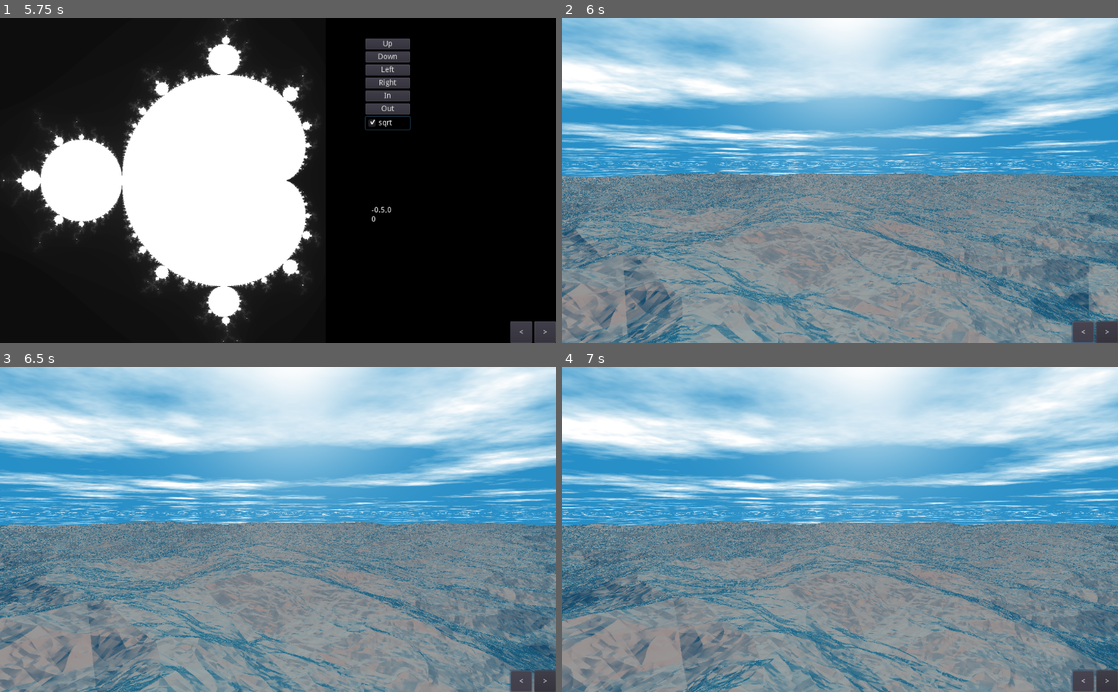
Above: before the commit, frames 1-4 (two rows, left to right).
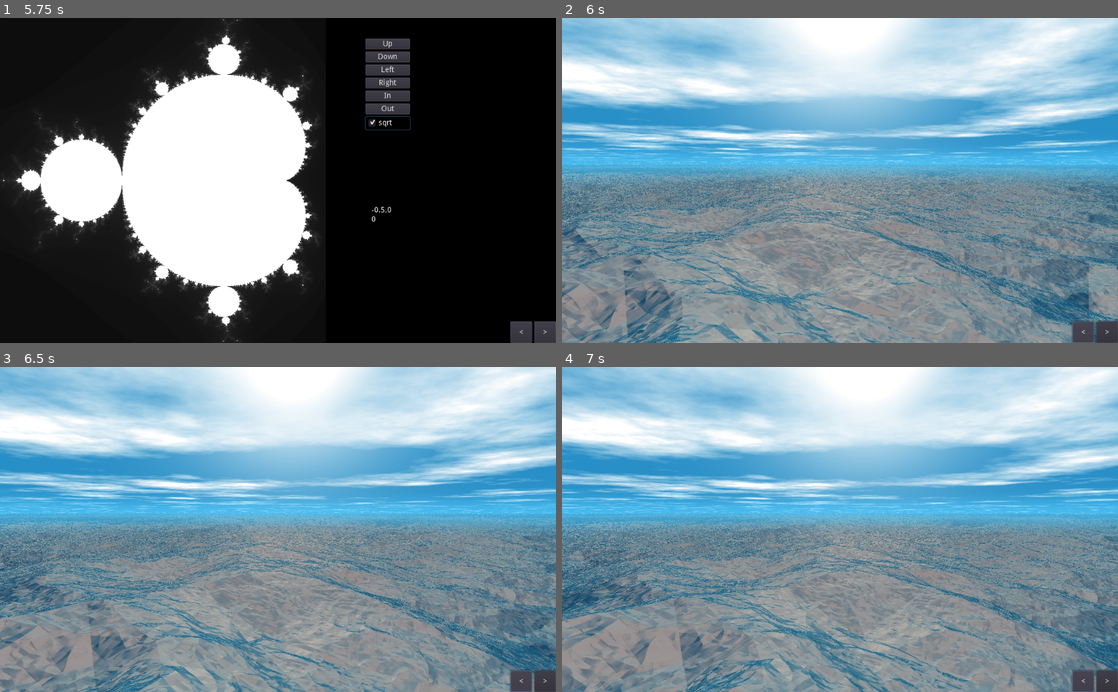
Above: after the commit, the same moments.

Repository: Castux/code-club
Game: Godot game, scene res://Root.tscn
The game is run twice, just before and just after one commit, with the same random seed, the same clock (stepped at 60 frames per second) and the same inputs.
Inputs:
- Up to frame 1 (5.75 s): click "Up" at 0.5 s; click "Down" at 1.25 s; click "Left" at 2 s; click "Right" at 2.75 s; click "In" at 3.5 s; click "Out" at 4.25 s; click "sqrt" at 5 s
- Up to frame 2 (6 s): click "<" at 5.75 s
- Up to frame 3 (6.5 s): no input
- Up to frame 4 (7 s): hold D from 6.53 s (still down)

Frame 1 is identical in both runs. In frame 2, 9.0% of the frame differs, in the area x 0-100%, y 0-100%; in frame 3, 9.0%; in frame 4, 9.0%, in the area x 0-100%, y 0-97%.

Commit message:
Fog

Diff:
--- a/shadertoys/Waves/Waves.shader
+++ b/shadertoys/Waves/Waves.shader
@@ -5,13 +5,22 @@
 
 uniform int maxIter = 100;
 uniform float precision = 0.1;
-uniform float clip = 500.0;
+uniform float clip = 1000.0;
 uniform float fov = 2.0;
 uniform float time = 0.0;
 uniform vec3 sunDir = vec3(0,0.5,1);
 
+uniform float fogWidth = 0.2;
+uniform vec4 fogColor : hint_color = vec4(1.0, 1.0, 1.0, 1.0);
+
+uniform vec4 sunColor : hint_color = vec4(1.0, 1.0, 1.0, 1.0);
 uniform vec4 skyColor : hint_color = vec4(0, 0.62, 0.95, 1.0);
 uniform vec4 waterColor : hint_color; // = vec4(35.0 / 255.0, 158.0 / 255.0, 133.0 / 255.0, 1.0);
+
+float map(float x, float a, float b, float u, float v)
+{
+	return u + (x - a) / (b - a) * (v - u);
+}
 
 float hash( float n )
 {
@@ -156,7 +165,7 @@
 vec3 sky(vec3 dir)
 {
 	float sundot = dot(dir, normalize(sunDir));
-	vec3 suncol = pow(clamp(sundot,0,1), 20.0) * vec3(1.0,1.0,1.0);
+	vec3 suncol = pow(clamp(sundot,0,1), 20.0) * sunColor.xyz * 1.2;
 
 	vec3 one = vec3(1);
 
@@ -178,6 +187,18 @@
 	vec3 skyCol = sky(ray);
 
 	return cloudCol.xyz * cloudCol.a + skyCol * (1.0 - cloudCol.a);
+}
+
+vec4 fog(vec3 ray)
+{
+	float ang = asin(ray.y / sqrt(ray.x * ray.x + ray.z * ray.z));
+
+	float angFactor = exp(-ang*ang / fogWidth / fogWidth);
+
+	vec4 res = fogColor;
+	res.a *= angFactor;
+
+	return res;
 }
 
 vec3 shade(vec3 pos, vec3 ray)
@@ -226,5 +247,9 @@
 
 	vec3 s = maxedOut ? skyAndClouds(eye, ray) : shade(hit, ray);
 
+	vec4 fogRes = fog(ray);
+
+	s = fogRes.xyz * fogRes.a + s * (1.0 - fogRes.a);
+
 	COLOR = vec4(s,1);
 }
--- a/shadertoys/Waves/Waves.tscn
+++ b/shadertoys/Waves/Waves.tscn
@@ -8,10 +8,13 @@
 shader_param/ratio = 2.0
 shader_param/maxIter = 1000
 shader_param/precision = 0.001
-shader_param/clip = 1000.0
+shader_param/clip = 10000.0
 shader_param/fov = 1.0
 shader_param/time = 0.0
 shader_param/sunDir = Vector3( 0, 0.5, 1 )
+shader_param/fogWidth = 0.04
+shader_param/fogColor = Color( 0.333333, 0.8, 1, 0.690196 )
+shader_param/sunColor = Color( 1, 1, 1, 1 )
 shader_param/skyColor = Color( 0.15564, 0.560865, 0.78125, 1 )
 shader_param/waterColor = Color( 0.0186157, 0.220939, 0.238281, 1 )
 
@@ -23,4 +26,5 @@
 __meta__ = {
 "_edit_lock_": true
 }
+
 [connection signal="item_rect_changed" from="." to="." method="updateRatio"]
